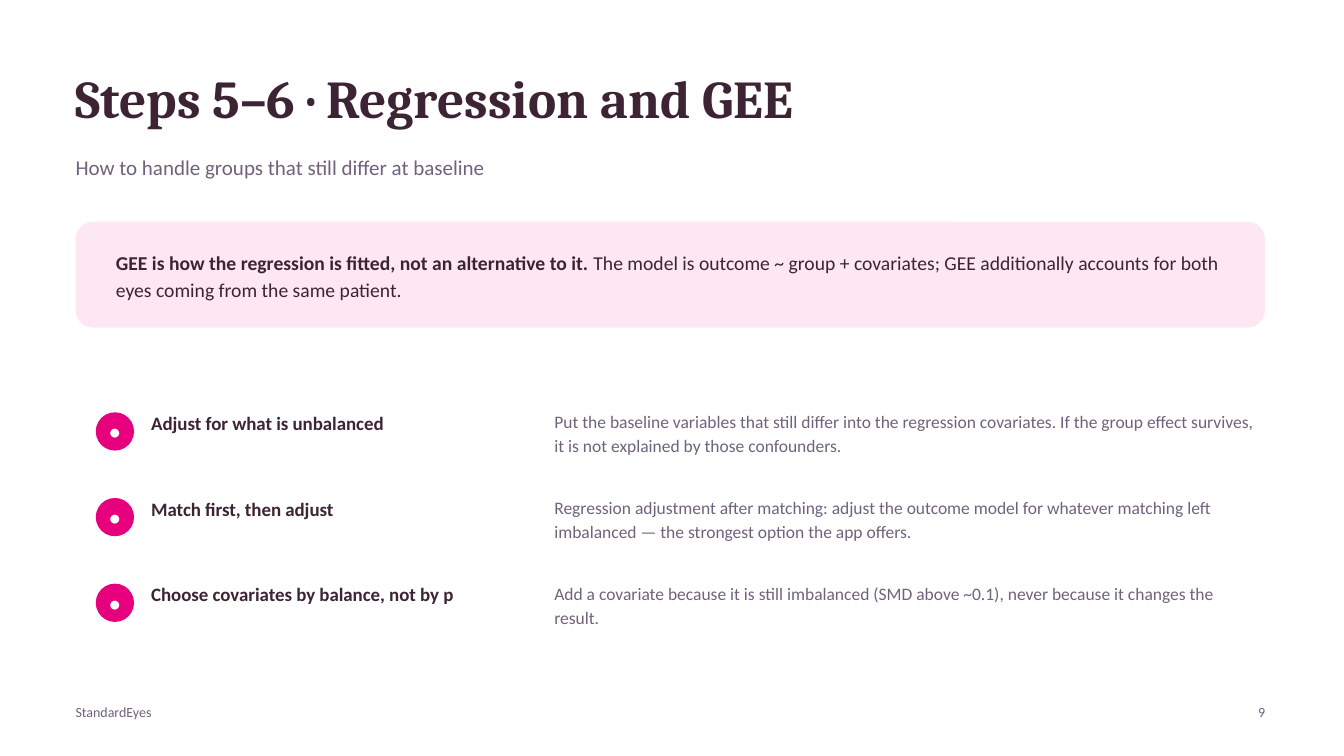
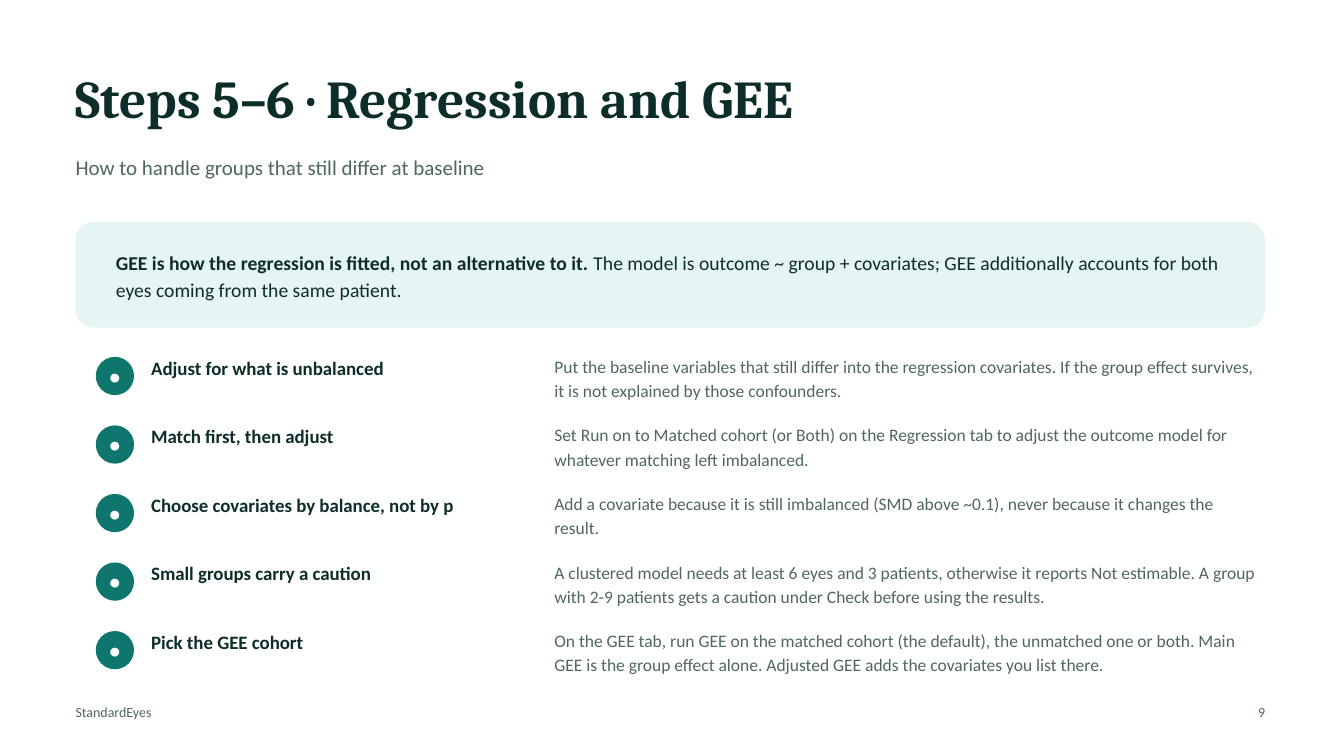
Before and after one commit to StandardEyes/standardeyes.github.io, a slide deck: slide 9 of User Manual - StandardEyes.pptx. Drawn at 1344x756 pixels with LibreOffice and Linux fonts; fonts in the diff are those of the drawing. Boxes give left, top, right and bottom in pixels: in the first picture for what was removed or moved away, otherwise in the second. Text is boxed around its words. In the diff, an @@ line names an element or a change of style, - is before the commit and + after.

```diff
--- a/User Manual - StandardEyes.pptx
+++ b/User Manual - StandardEyes.pptx
@@ rounded rectangle at [76, 222, 1265, 328]: fill #FDE7F3 to #E6F5F3 @@
@@ ellipse "•": place and size @@
-ellipse "•" at [96, 412, 134, 451]
+ellipse "•" at [96, 357, 134, 395]
@@ text "Adjust for what is unbalanced": place and size @@
-text "Adjust for what is unbalanced" at [151, 416, 384, 433]
+text "Adjust for what is unbalanced" at [151, 361, 384, 378]
@@ text "Put the baseline variables that ...": place and size @@
-text "Put the baseline variables that ..." at [554, 416, 1253, 455]
+text "Put the baseline variables that ..." at [554, 361, 1253, 400]
@@ ellipse "•": place and size @@
-ellipse "•" at [96, 498, 134, 536]
+ellipse "•" at [96, 425, 134, 464]
@@ text "Match first, then adjust": place and size @@
-text "Match first, then adjust" at [151, 502, 333, 519]
+text "Match first, then adjust" at [151, 429, 333, 446]
@@ text at [554, 428, 1227, 469]: text changed; text colour #71627C to #4F6763 @@
-Regression adjustment after matching: adjust the outcome model for whatever matching left imbalanced — the strongest option the app offers.
+Set Run on to Matched cohort (or Both) on the Regression tab to adjust the outcome model for whatever matching left imbalanced.
@@ ellipse "•": place and size @@
-ellipse "•" at [96, 584, 134, 622]
+ellipse "•" at [96, 494, 134, 532]
@@ fill #E6007E to #0F766E in 3 elements at [96, 357, 134, 395], [96, 425, 134, 464], [96, 494, 134, 532] @@
@@ text colour #3D2434 to #0D2D2A in 5 elements at [76, 81, 793, 129], [116, 256, 1218, 301], [151, 361, 384, 378], [151, 429, 333, 446], [151, 498, 453, 515] @@
@@ text "Choose covariates by balance, not ...": place and size @@
-text "Choose covariates by balance, not ..." at [151, 587, 453, 604]
+text "Choose covariates by balance, not ..." at [151, 498, 453, 515]
@@ text "Add a covariate because it ...": place and size @@
-text "Add a covariate because it ..." at [554, 587, 1214, 624]
+text "Add a covariate because it ..." at [554, 497, 1214, 534]
@@ ellipse added at [96, 563, 134, 601], fill #0F766E, 15 pt, text #FFFFFF, bold @@
+•
@@ text added at [151, 566, 371, 584], 13.5 pt, text #0D2D2A, bold @@
+Small groups carry a caution
@@ text added at [554, 567, 1255, 606], 12.5 pt, text #4F6763 @@
+A clustered model needs at least 6 eyes and 3 patients, otherwise it reports Not estimable. A group with 2-9 patients gets a caution under Check before using the results.
@@ ellipse added at [96, 631, 134, 669], fill #0F766E, 15 pt, text #FFFFFF, bold @@
+•
@@ text added at [151, 635, 303, 649], 13.5 pt, text #0D2D2A, bold @@
+Pick the GEE cohort
@@ text added at [554, 634, 1234, 674], 12.5 pt, text #4F6763 @@
+On the GEE tab, run GEE on the matched cohort (the default), the unmatched one or both. Main GEE is the group effect alone. Adjusted GEE adds the covariates you list there.
@@ text colour #71627C to #4F6763 in 5 elements at [76, 160, 484, 179], [554, 361, 1253, 400], [554, 497, 1214, 534], [76, 707, 152, 719], [1258, 708, 1265, 717] @@
```
Also in this commit, not shown: 13 other slides changed, 6 other files.
